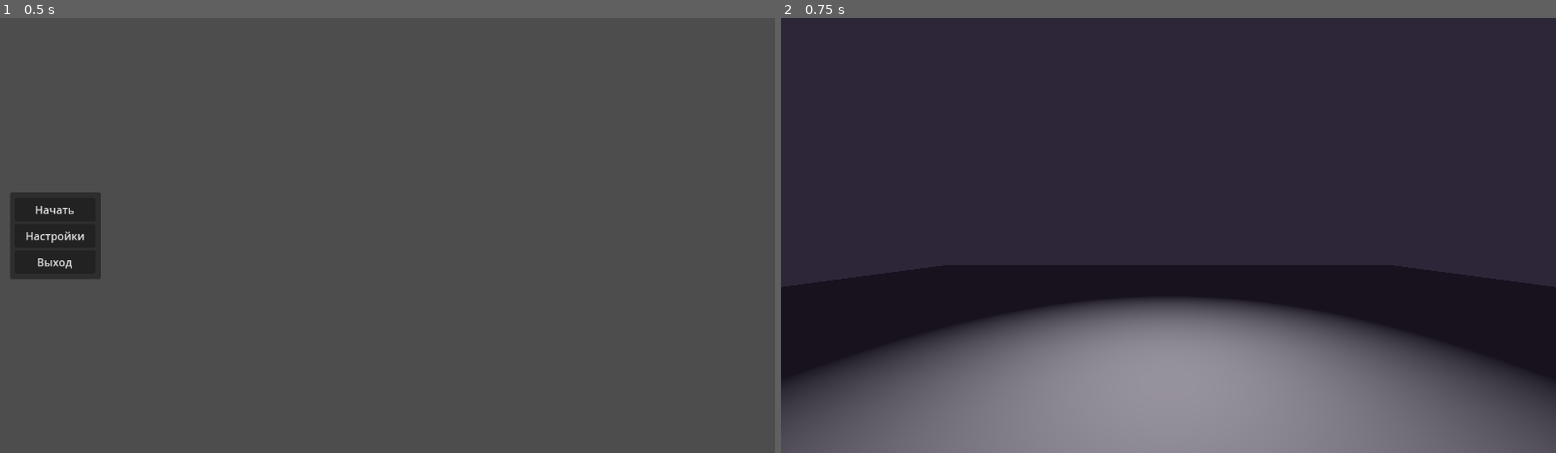
Above: before the commit, frames 1-2 (left to right).
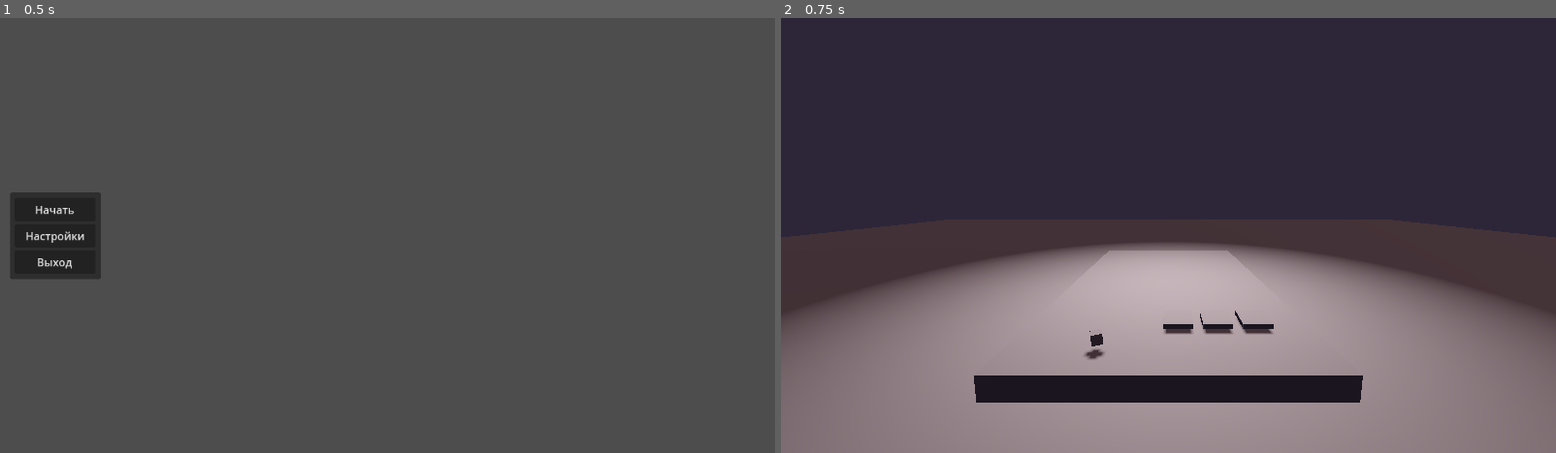
Above: after the commit, the same moments.

Repository: sudo-m3z1m/Summer-Game-Forge
Game: Godot game, scene res://game/userInterface/main_menu.tscn
Two runs of this game, one before a commit and one after it. Both use one fixed random seed, a clock stepped at 60 frames per second and the inputs below.
Inputs:
- Up to frame 1 (0.5 s): no input
- Up to frame 2 (0.75 s): click "Начать" at 0.5 s

Frame 1 is identical in both runs. In frame 2, 38% of the frame differs, in the area x 0-100%, y 51-100%.

Commit message:
deck, disk container, unit, table

Diff:
--- a/game/Disks/floppy_disc.gd
+++ b/game/Disks/floppy_disk.gd
@@ -1,6 +1,6 @@
 extends Node3D
 
-class_name FloppyDisc
+class_name FloppyDisk
 
 @export var item: Item
 @export_range(0, 5) var max_selection_height: float
--- a/game/Disks/floppy_disc.tscn
+++ b/game/Disks/floppy_disk.tscn
@@ -1,16 +1,15 @@
 [gd_scene load_steps=3 format=3 uid="uid://cgebrvbe4tbx0"]
 
-[ext_resource type="Script" path="res://game/Disks/floppy_disc.gd" id="1_tgl13"]
+[ext_resource type="Script" path="res://game/Disks/floppy_disk.gd" id="1_rb6wb"]
 
 [sub_resource type="BoxMesh" id="BoxMesh_6uyli"]
-size = Vector3(1, 0.1, 1)
+size = Vector3(0.3, 0.05, 0.35)
 
-[node name="FloppyDisc" type="Node3D"]
-script = ExtResource("1_tgl13")
+[node name="FloppyDisk" type="Node3D"]
+script = ExtResource("1_rb6wb")
 max_selection_height = 1.0
 
 [node name="Model" type="Node3D" parent="."]
-transform = Transform3D(1, 0, 0, 0, 1, 0, 0, 0, 1, 0, 1, 0)
 
 [node name="MeshInstance3D" type="MeshInstance3D" parent="Model"]
 mesh = SubResource("BoxMesh_6uyli")
--- a/game/Units/enemy.gd
+++ b/game/Units/enemy.gd
@@ -1,4 +1,4 @@
-extends Node3D
+extends Unit
 
 class_name Enemy
 
--- a/game/Units/table_unit.tscn
+++ b/game/Units/table_unit.tscn
@@ -1,8 +1,10 @@
-[gd_scene load_steps=2 format=3 uid="uid://d4i0anh63ko8d"]
+[gd_scene load_steps=3 format=3 uid="uid://d4i0anh63ko8d"]
 
+[ext_resource type="Script" path="res://game/Units/unit.gd" id="1_1wmfc"]
 [ext_resource type="Script" path="res://core/damage_components/health_component.gd" id="1_mnnfy"]
 
 [node name="TableUnit" type="Node3D"]
+script = ExtResource("1_1wmfc")
 
 [node name="HealthComponent" type="Node3D" parent="."]
 script = ExtResource("1_mnnfy")
--- /dev/null
+++ b/game/Units/unit.gd
@@ -0,0 +1 @@
+class_name Unit extends Node3D
--- a/game/game_manager.gd
+++ b/game/game_manager.gd
@@ -1,8 +1,11 @@
 extends Node
+
+@export var table: Table
 
 signal enemy_turn
 signal player_turn
 
+#TODO ALL
 func player_confirm_turn():
 	pass
 
@@ -11,3 +14,4 @@
 
 func _spawn_unit():
 	pass
+	#table.spawn_unit()
--- a/game/levels/table_level.tscn
+++ b/game/levels/table_level.tscn
@@ -1,3 +1,7 @@
 [gd_scene format=3 uid="uid://ouwn2rp8q2i6"]
 
 [node name="TableLevel" type="Node3D"]
+transform = Transform3D(1, 0, 0, 0, 1, 0, 0, 0, 1, 0.0013628, -0.0212173, 0.0167603)
+
+[node name="CSGBox3D" type="CSGBox3D" parent="."]
+size = Vector3(3, 0.5, 5)
--- /dev/null
+++ b/game/main/deck.gd
@@ -0,0 +1,14 @@
+extends Node
+
+var items: Array[Item] = []
+var disks: Array[FloppyDisk] = []
+
+func append_item(item: Item):
+	items.append(item)
+	#TODO спавн флопи дисков под контейнер
+
+func select_disk(index: int):
+	disks[index].animate_selection(true)
+
+func deselect_disk(index: int):
+	disks[index].animate_selection(true)
--- /dev/null
+++ b/game/main/disks_container.gd
@@ -0,0 +1,22 @@
+extends Node3D
+
+@export var is_onecolumn: bool = true
+@export var disks_in_column: int = 5
+@export var offset: float = 0.3
+
+func _ready():
+	child_entered_tree.connect(on_disk_entered)
+	child_exiting_tree.connect(on_disk_exiting)
+	for c in get_children():
+		child_entered_tree.emit(c)
+
+func on_disk_entered(disk):
+	var tree_position = get_children().find(disk)
+	var column = int(tree_position/disks_in_column)
+	if not is_onecolumn:
+		disk.position.z = -column * offset
+	disk.position.x = offset * ((disks_in_column * column) - tree_position)
+	print(disk.position)
+
+func on_disk_exiting(disk):
+	pass
--- a/game/main/main.tscn
+++ b/game/main/main.tscn
@@ -1,8 +1,12 @@
-[gd_scene load_steps=14 format=3 uid="uid://c2fup3v41tkqa"]
+[gd_scene load_steps=18 format=3 uid="uid://c2fup3v41tkqa"]
 
 [ext_resource type="Script" path="res://game/main/main.gd" id="1_obpee"]
 [ext_resource type="Script" path="res://game/main/sound_manager.gd" id="1_pqany"]
 [ext_resource type="Script" path="res://game/main/controller.gd" id="3_q38pu"]
+[ext_resource type="PackedScene" uid="uid://csawkuvkki2bh" path="res://game/main/table.tscn" id="4_vweva"]
+[ext_resource type="Script" path="res://game/main/deck.gd" id="5_bocpp"]
+[ext_resource type="Script" path="res://game/main/disks_container.gd" id="6_vxhaq"]
+[ext_resource type="PackedScene" uid="uid://cgebrvbe4tbx0" path="res://game/Disks/floppy_disk.tscn" id="7_w047m"]
 
 [sub_resource type="Environment" id="Environment_yrohi"]
 background_mode = 1
@@ -10,6 +14,8 @@
 tonemap_mode = 1
 tonemap_exposure = 0.5
 tonemap_white = 0.65
+ssao_enabled = true
+ssao_intensity = 3.0
 sdfgi_enabled = true
 sdfgi_y_scale = 0
 sdfgi_energy = 1.2
@@ -111,14 +117,14 @@
 spot_angle = 45.472
 
 [node name="DirectionalLight3D" type="DirectionalLight3D" parent="World/GraphicsAndLIght"]
-transform = Transform3D(1, 0, 0, 0, 0.0859734, -0.996297, 0, 0.996297, 0.0859735, 0, 0, 0)
-light_color = Color(0.589322, 0.705763, 0.955179, 1)
+transform = Transform3D(0.759476, 0.514129, -0.398583, 0.353478, 0.188218, 0.916312, 0.546123, -0.836807, -0.0387859, 0, 0, 0)
+light_color = Color(0.399896, 0.29546, 0.291643, 1)
 
 [node name="CSGMesh3D" type="CSGMesh3D" parent="World"]
 mesh = SubResource("PlaneMesh_d41xa")
 
 [node name="Camera3D" type="Camera3D" parent="World"]
-transform = Transform3D(-1, 0, -8.74228e-08, 0, 1, 0, 8.74228e-08, 0, -1, 0, 2, -4)
+transform = Transform3D(-1, -7.62269e-14, -8.74228e-08, -1.21035e-08, 0.99037, 0.138447, 8.65809e-08, 0.138447, -0.99037, 0, 1.6, -4.49895)
 
 [node name="Controller" type="Node" parent="World"]
 script = ExtResource("3_q38pu")
@@ -132,3 +138,21 @@
 [node name="GrabFlopDisk2" type="Node" parent="World/Controller/Turn"]
 
 [node name="EnemyTurn" type="Node" parent="World/Controller"]
+
+[node name="Table" parent="World" instance=ExtResource("4_vweva")]
+
+[node name="Deck" type="Node" parent="World"]
+script = ExtResource("5_bocpp")
+
+[node name="DisksContainer" type="Node3D" parent="World/Deck"]
+transform = Transform3D(1, 0, 0, 0, 1, 0, 0, 0, 1, -0.1, 0.3, -1.63623)
+script = ExtResource("6_vxhaq")
+is_onecolumn = false
+disks_in_column = 4
+offset = 0.4
+
+[node name="FloppyDisk" parent="World/Deck/DisksContainer" instance=ExtResource("7_w047m")]
+
+[node name="FloppyDisk2" parent="World/Deck/DisksContainer" instance=ExtResource("7_w047m")]
+
+[node name="FloppyDisk3" parent="World/Deck/DisksContainer" instance=ExtResource("7_w047m")]
--- /dev/null
+++ b/game/main/table.gd
@@ -0,0 +1,26 @@
+class_name Table extends Node3D
+
+@onready var player_marker = $PlayerMarker3D
+@onready var enemies_markers_container = $EnemiesMarkers3D
+@onready var enemies_markers: Array = enemies_markers_container.get_children()
+@onready var units_container = $Units
+
+func _ready():
+	pass
+
+func spawn_unit(unit: Unit, marker: Marker3D):
+	units_container.add_child(unit)
+	unit.position = marker.global_position
+
+func despawn_unit(unit: Unit):
+	unit.queue_free()
+
+func clear_units():
+	for unit in units_container.get_children():
+		unit.queue_free()
+
+func get_enemy_marker():
+	for marker in enemies_markers:
+		if not marker.get_child_count():
+			return marker
+	return null
--- /dev/null
+++ b/game/main/table.tscn
@@ -0,0 +1,100 @@
+[gd_scene load_steps=9 format=3 uid="uid://csawkuvkki2bh"]
+
+[ext_resource type="Script" path="res://game/main/table.gd" id="1_y6r52"]
+[ext_resource type="PackedScene" uid="uid://ouwn2rp8q2i6" path="res://game/levels/table_level.tscn" id="2_m5fhi"]
+
+[sub_resource type="Curve3D" id="Curve3D_kaswk"]
+_data = {
+"points": PackedVector3Array(0.0553392, -0.365817, 0.145316, 0, 0, 0, -0.0299073, 0.0535615, 0.017942, -0.0889081, -0.101092, -0.0253452, 0.0889081, 0.101092, 0.0253452, 0.218993, 0.752728, 0.060797, -0.235354, -0.00759447, 0.0426681, 0.235354, 0.00759447, -0.0426681, 0.709667, 0.862728, 0.0633161, 0, 0, 0, 0, 0, 0, 1.35832, 0.391756, -0.0534601, 0, 0, 0, 0, 0, 0, 1.63586, 0.376478, -0.143543),
+"tilts": PackedFloat32Array(0, 0.235, -1.01984, -3.01775, 0)
+}
+point_count = 5
+
+[sub_resource type="Animation" id="Animation_twjos"]
+resource_name = "close_disks_storage"
+
+[sub_resource type="Animation" id="Animation_4e2p0"]
+resource_name = "open_disks_storage"
+
+[sub_resource type="Animation" id="Animation_oqpcs"]
+resource_name = "take_new_disk"
+length = 1.5
+tracks/0/type = "value"
+tracks/0/imported = false
+tracks/0/enabled = true
+tracks/0/path = NodePath("Path3D/PathFollow3D:progress_ratio")
+tracks/0/interp = 2
+tracks/0/loop_wrap = true
+tracks/0/keys = {
+"times": PackedFloat32Array(0, 0.5, 1, 1.5),
+"transitions": PackedFloat32Array(1, 1, 1, 1),
+"update": 0,
+"values": [0.0, 0.4, 0.6, 1.0]
+}
+
+[sub_resource type="Animation" id="Animation_xigod"]
+length = 0.001
+tracks/0/type = "value"
+tracks/0/imported = false
+tracks/0/enabled = true
+tracks/0/path = NodePath("Path3D/PathFollow3D:progress_ratio")
+tracks/0/interp = 1
+tracks/0/loop_wrap = true
+tracks/0/keys = {
+"times": PackedFloat32Array(0),
+"transitions": PackedFloat32Array(1),
+"update": 0,
+"values": [0.0]
+}
+
+[sub_resource type="AnimationLibrary" id="AnimationLibrary_nr4gc"]
+_data = {
+"RESET": SubResource("Animation_xigod"),
+"close_disks_storage": SubResource("Animation_twjos"),
+"open_disks_storage": SubResource("Animation_4e2p0"),
+"take_new_disk": SubResource("Animation_oqpcs")
+}
+
+[node name="Table" type="Node3D"]
+script = ExtResource("1_y6r52")
+
+[node name="TableLevel" parent="." instance=ExtResource("2_m5fhi")]
+
+[node name="PlayerMarker3D" type="Marker3D" parent="."]
+transform = Transform3D(1, 0, 0, 0, 1, 0, 0, 0, 1, 0, 0.3, -0.8)
+
+[node name="EnemiesMarkers3D" type="Node3D" parent="."]
+transform = Transform3D(1, 0, 0, 0, 1, 0, 0, 0, 1, 0, 0.3, -0.3)
+
+[node name="Marker3D" type="Marker3D" parent="EnemiesMarkers3D"]
+transform = Transform3D(1, 0, 0, 0, 1, 0, 0, 0, 1, 0.2, 0, 1)
+
+[node name="Marker3D2" type="Marker3D" parent="EnemiesMarkers3D"]
+transform = Transform3D(1, 0, 0, 0, 1, 0, 0, 0, 1, -0.2, 0, 1)
+
+[node name="Marker3D3" type="Marker3D" parent="EnemiesMarkers3D"]
+transform = Transform3D(1, 0, 0, 0, 1, 0, 0, 0, 1, 0.5, 0, 0.5)
+
+[node name="Marker3D4" type="Marker3D" parent="EnemiesMarkers3D"]
+transform = Transform3D(1, 0, 0, 0, 1, 0, 0, 0, 1, -0.5, 0, 0.5)
+
+[node name="Units" type="Node3D" parent="."]
+
+[node name="Disk" type="Node3D" parent="."]
+transform = Transform3D(1, 0, 0, 0, 1, 0, 0, 0, 1, -0.8, 0, -2.1)
+
+[node name="Path3D" type="Path3D" parent="."]
+transform = Transform3D(1, 0, 0, 0, 1, 0, 0, 0, 1, -1.00063, -0.0162873, -2)
+curve = SubResource("Curve3D_kaswk")
+
+[node name="PathFollow3D" type="PathFollow3D" parent="Path3D"]
+transform = Transform3D(0.30809, 0.0535175, -0.949858, -0.012257, 0.99855, 0.0522869, 0.951276, -0.00446658, 0.308304, 1.63586, 0.376478, -0.143543)
+progress = 2.38177
+
+[node name="CSGBox3D" type="CSGBox3D" parent="Path3D/PathFollow3D"]
+size = Vector3(0.1, 0.1, 0.1)
+
+[node name="AnimationPlayer" type="AnimationPlayer" parent="."]
+libraries = {
+"": SubResource("AnimationLibrary_nr4gc")
+}
